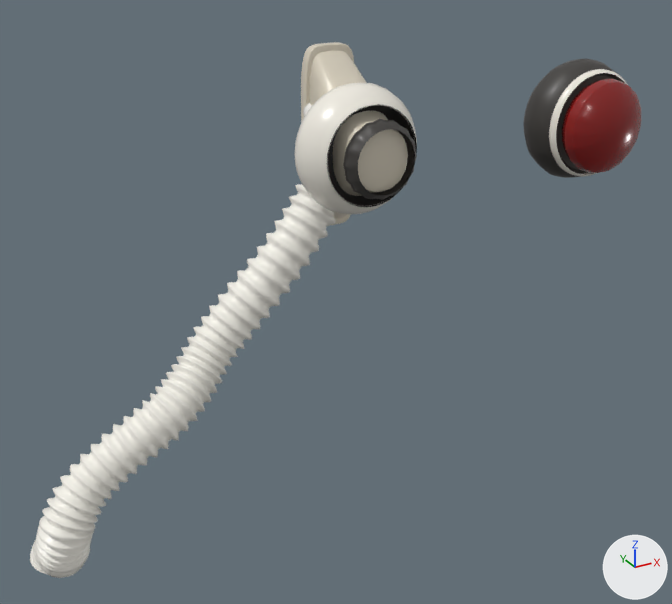
Before and after pictures for a commit that changed the glTF model tools/blender/assets/voice-vac-machine.glb.
Before and after are seen from a 50 mm camera at (-0.549, -0.715, 0.215) aimed at (-0.164, -0.015, -0.135). Every picture has the same lights, and +X, +Y and +Z are marked at lower right. The picture after the commit comes second. Where no turn or scale is listed for an object, it has been applied to the vertices.

Names of what the first picture shows: 'VAC_BUTTON_BASE', 'VAC_BUTTON_CAP', 'VAC_BUTTON_READY_LIGHT', 'VAC_HOSE_SKIN', 'VAC_NOZZLE_COLLAR', 'VAC_NOZZLE_EYE_L', 'VAC_NOZZLE_SHELL', 'VAC_NOZZLE_TIP', 'VAC_PORT', 'VAC_PORT_SOCKET'.
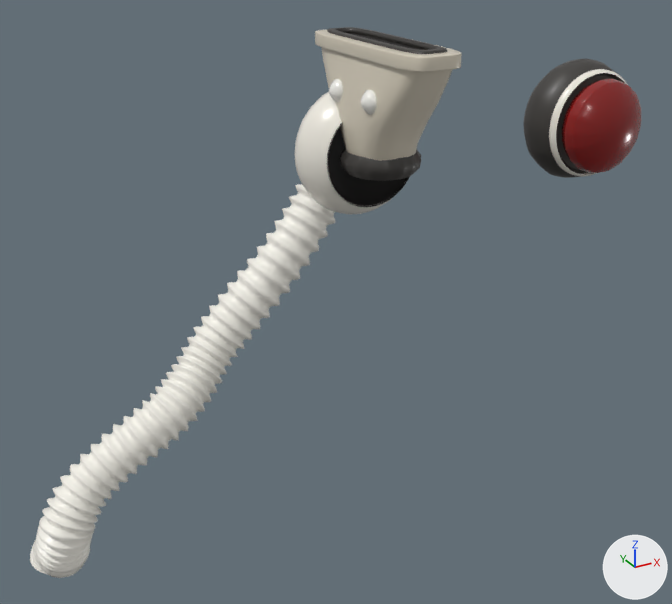
ob_vac_nozzle is not drawn itself; it is the parent of ob_vac_nozzle_collar, ob_vac_nozzle_eye_l, ob_vac_nozzle_eye_r, ob_vac_nozzle_gasket, ob_vac_nozzle_mouth, ob_vac_nozzle_pupil_l, ob_vac_nozzle_pupil_r, ob_vac_nozzle_shell.

What changed in the scene script:
```text
Change ob_vac_nozzle:
    ob_vac_nozzle.rotation_euler: (3.142, 1.571, 0.0) -> (-1.571, 0.0, 1.571)  # degrees (180, 90, 0) -> degrees (-90, 0, 90)
Change ob_vac_nozzle_eye_l:
    ob_vac_nozzle_eye_l.location: (-0.027, -0.089, 0.019) -> (-0.027, -0.058, 0.025)
```

Pixel boxes [x1, y1, x2, y2] of what changed, in the pictures (672 x 604 px):
'VAC_NOZZLE_SHELL', turned
    before: [310, 51, 408, 219]
    after: [321, 47, 453, 161]
'VAC_NOZZLE_TIP', turned
    before: [301, 42, 354, 226]
    after: [315, 29, 462, 72]
'VAC_NOZZLE_COLLAR', turned
    before: [343, 119, 417, 200]
    after: [340, 149, 421, 181]
'VAC_NOZZLE_GASKET', turned (not visible before)
    after: [327, 27, 447, 54]
'VAC_NOZZLE_EYE_L', turned, moved (mostly hidden before)
    before: [303, 103, 311, 117]
    after: [361, 90, 377, 115]
'VAC_NOZZLE_EYE_R', turned (not visible before)
    after: [329, 79, 343, 102]
'VAC_NOZZLE_MOUTH', turned (not visible before)
    after: [348, 33, 423, 50]
